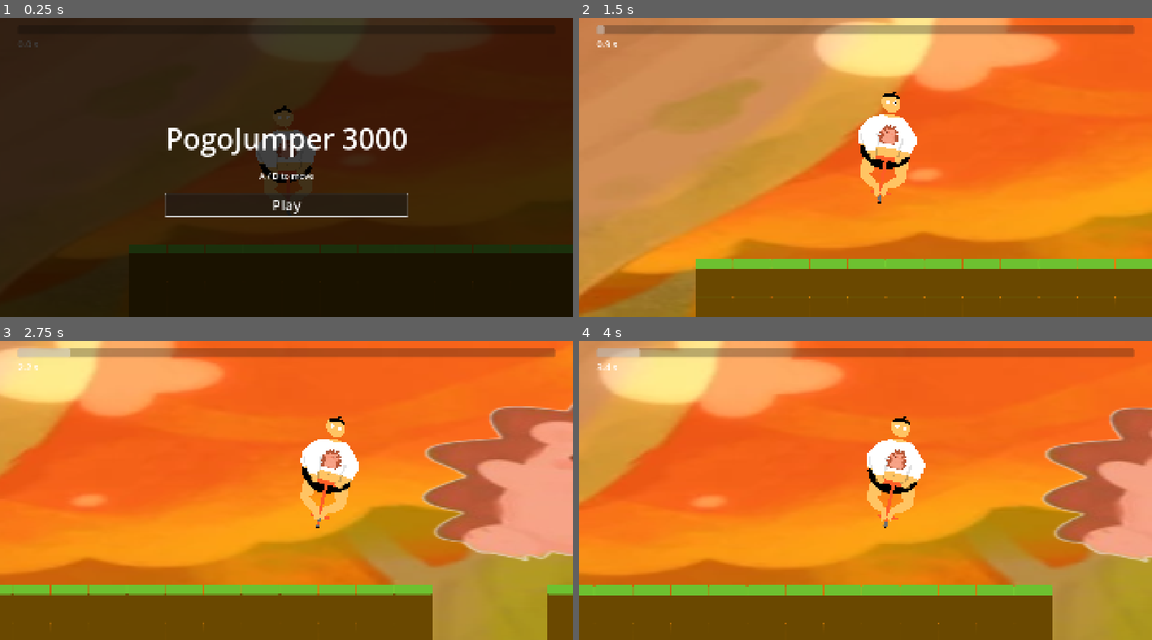
Above: before the commit, frames 1-4 (two rows, left to right).
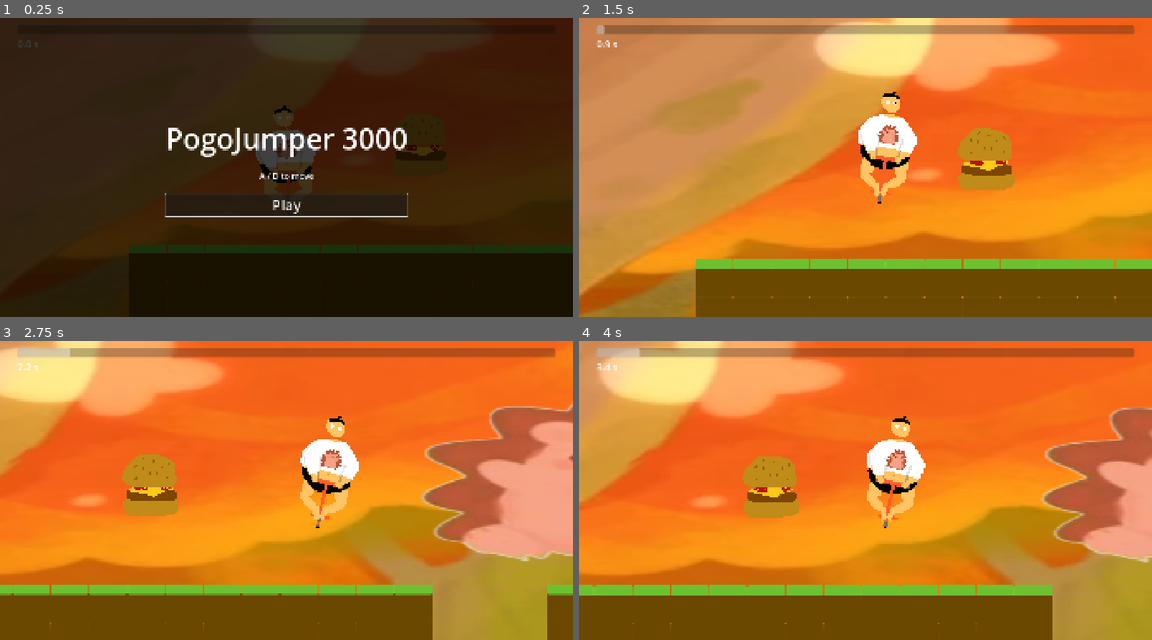
Above: after the commit, the same moments.

Repository: awdev1/haven
Game: Godot game, scene res://node_2d.tscn
The game is run twice, just before and just after one commit, with the same random seed, the same clock (stepped at 60 frames per second) and the same inputs.
Inputs:
- Up to frame 1 (0.25 s): no input
- Up to frame 2 (1.5 s): click "Play" at 0.5 s; hold D (right) from 1.28 s (still down)
- Up to frame 3 (2.75 s): keep holding D (right); tap Up (ui_up) at 1.52, 2.27 s
- Up to frame 4 (4 s): release D (right) at 2.78 s; hold A (left) 2.78-3.53 s; hold D (right) from 3.53 s (still down); tap Up (ui_up) at 3.77 s

The runs differ from the first frame. In frame 1, 0.4% of the frame differs, in the area x 68-78%, y 33-48%; in frame 2, 1.7%, in the area x 66-76%, y 36-58%; in frame 3, 1.7%; in frame 4, 1.7%.

Commit message:
added burger
it does not work

Diff:
--- /dev/null
+++ b/burger.gd
@@ -0,0 +1,11 @@
+extends Area2D
+
+
+signal collect_signal
+
+func _on_body_entered(body):
+	if body.has_method("is_player"):
+		# Remove the collectible
+		queue_free()
+		# Emit a signal to the main scene
+		emit_signal("collect_signal")
--- a/node_2d.tscn
+++ b/node_2d.tscn
@@ -1,11 +1,13 @@
 [gd_scene format=4 uid="uid://ln7myfsat5py"]
 
 [ext_resource type="Script" uid="uid://1cmv3krxd7kr" path="res://playerMocment.gd" id="1_0e48y"]
+[ext_resource type="Texture2D" uid="uid://6tp3wyjdwwxm" path="res://basicBurger.png" id="1_d21ai"]
 [ext_resource type="Texture2D" uid="uid://d3370i0cjyhti" path="res://dude.png" id="2_0hol4"]
 [ext_resource type="Texture2D" uid="uid://dlhgkdskec4hl" path="res://tiles.png" id="3_epypp"]
 [ext_resource type="Script" uid="uid://7kvrwu8roo3m" path="res://ui.gd" id="4_ui"]
 [ext_resource type="Texture2D" uid="uid://cmibqq6mlrx7q" path="res://hero-bg-no-sticky-tree.webp" id="5_q6r6c"]
 [ext_resource type="Texture2D" uid="uid://bmgcbkrpnavjp" path="res://Untitled_Design-removebg-preview.png" id="6_kdubu"]
+[ext_resource type="Script" uid="uid://dc75d0j0ahr34" path="res://burger.gd" id="8_rj586"]
 
 [sub_resource type="CapsuleShape2D" id="CapsuleShape2D_kdubu"]
 radius = 88.0
@@ -29,6 +31,9 @@
 custom_data_layer_0/type = 1
 sources/0 = SubResource("TileSetAtlasSource_0e48y")
 
+[sub_resource type="CircleShape2D" id="CircleShape2D_5iupw"]
+radius = 107.07474
+
 [node name="Node2D" type="Node2D" unique_id=1716575142]
 position = Vector2(230, 372)
 
@@ -204,3 +209,18 @@
 [node name="UntitledDesignRemovebgPreview" type="Sprite2D" parent="." unique_id=741602786]
 position = Vector2(61, -733)
 texture = ExtResource("6_kdubu")
+
+[node name="Burger" type="Node" parent="." unique_id=1229678864]
+
+[node name="Sprite2D" type="Sprite2D" parent="Burger" unique_id=30148456]
+position = Vector2(693, 310)
+scale = Vector2(0.15999925, 0.15999925)
+texture = ExtResource("1_d21ai")
+
+[node name="Area2D" type="Area2D" parent="Burger/Sprite2D" unique_id=1126474532]
+position = Vector2(18.750088, -75.00035)
+scale = Vector2(6.2500296, 6.2500296)
+script = ExtResource("8_rj586")
+
+[node name="CollisionShape2D" type="CollisionShape2D" parent="Burger/Sprite2D/Area2D" unique_id=292050509]
+shape = SubResource("CircleShape2D_5iupw")
--- a/playerMocment.gd
+++ b/playerMocment.gd
@@ -22,8 +22,8 @@
 @export var iceAccel := 100.0
 var onIce := false
 
-var squishAmount = 10;
-
+var squishAmount = 10
+var score = 0
 
 func _physics_process(delta: float) -> void:
 	if scale.x > 1:
@@ -101,3 +101,10 @@
 				if data:
 					return data.get_custom_data("ice")
 	return false
+
+func _on_collect_signal():
+	score += 10
+	update_score_label()
+
+func update_score_label():
+	$UI/ScoreLabel.text = str(score)
Not shown, added: burger.gd.uid
